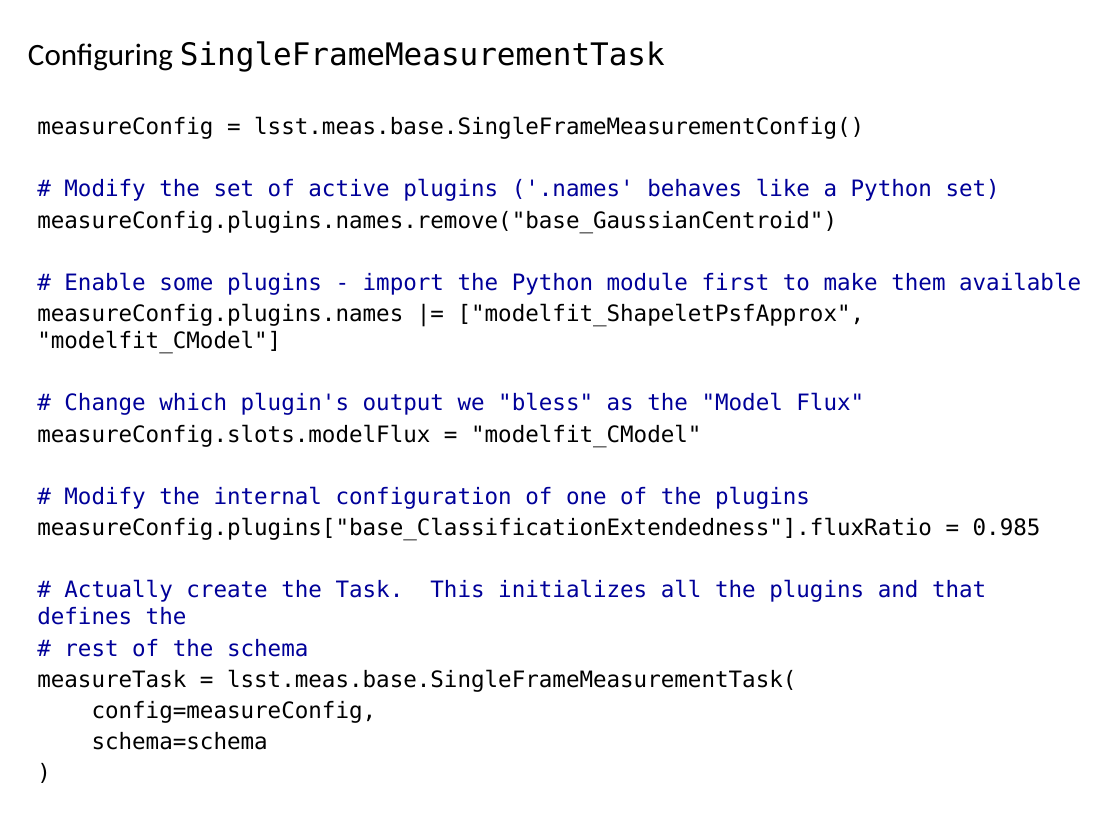
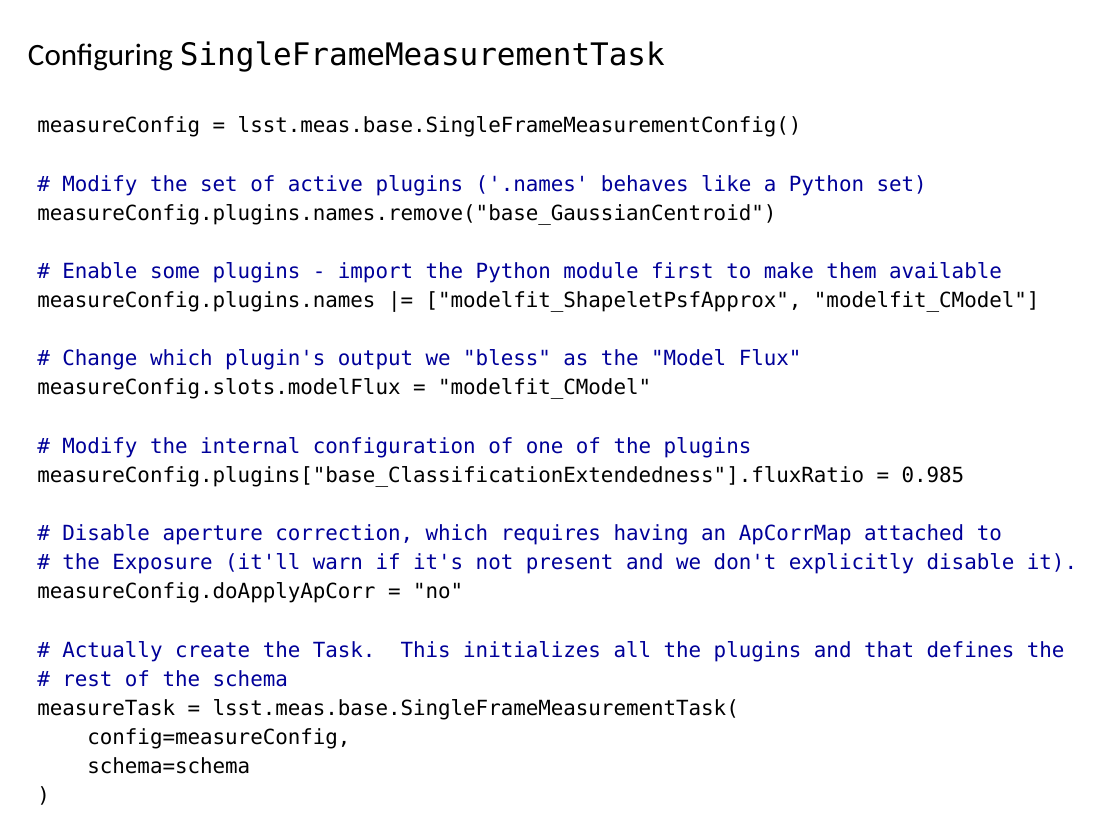
Before and after one commit to lsst-dm/Oct15_bootcamp, a slide deck: slide 21 of measurement/measurement.odp. Drawn at 1120x840 pixels with LibreOffice and Linux fonts; fonts in the diff are those of the drawing; background and template pictures are left out. Boxes give left, top, right and bottom in pixels: in the first picture for what was removed or moved away, otherwise in the second. Text is boxed around its words. In the diff, an @@ line names an element or a change of style, - is before the commit and + after.

Commit message:
Polish and complete first ~60% of measurement/tables slides.
Measurement section is now complete; time for a tutorial on tables.

```diff
--- a/measurement/measurement.odp
+++ b/measurement/measurement.odp
@@ text at bbox=[37, 116, 1065, 749]: size 16 to 14.8 pt in "measureConfig = lsst.meas.base.SingleFrameMeasurementConfig( ...", "# Modify the set of active plugins ...", "measureConfig.plugins.names.remove("base_GaussianCentroid")", "# Enable some plugins - import the ..." and 11 more places @@
@@ text at bbox=[37, 524, 1077, 603]: paragraphs added @@
+# Disable aperture correction, which requires having an ApCorrMap attached to
+# the Exposure (it'll warn if it's not present and we don't explicitly disable it).
+measureConfig.doApplyApCorr = "no"
```
Also in this commit, not shown: 5 other slides changed, 3 slides added, 1 other file.
